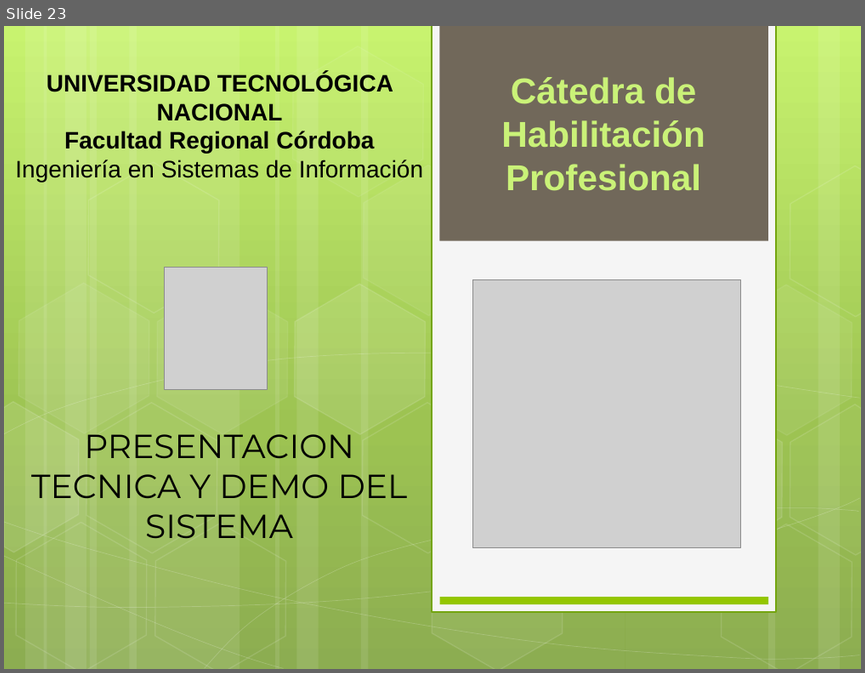
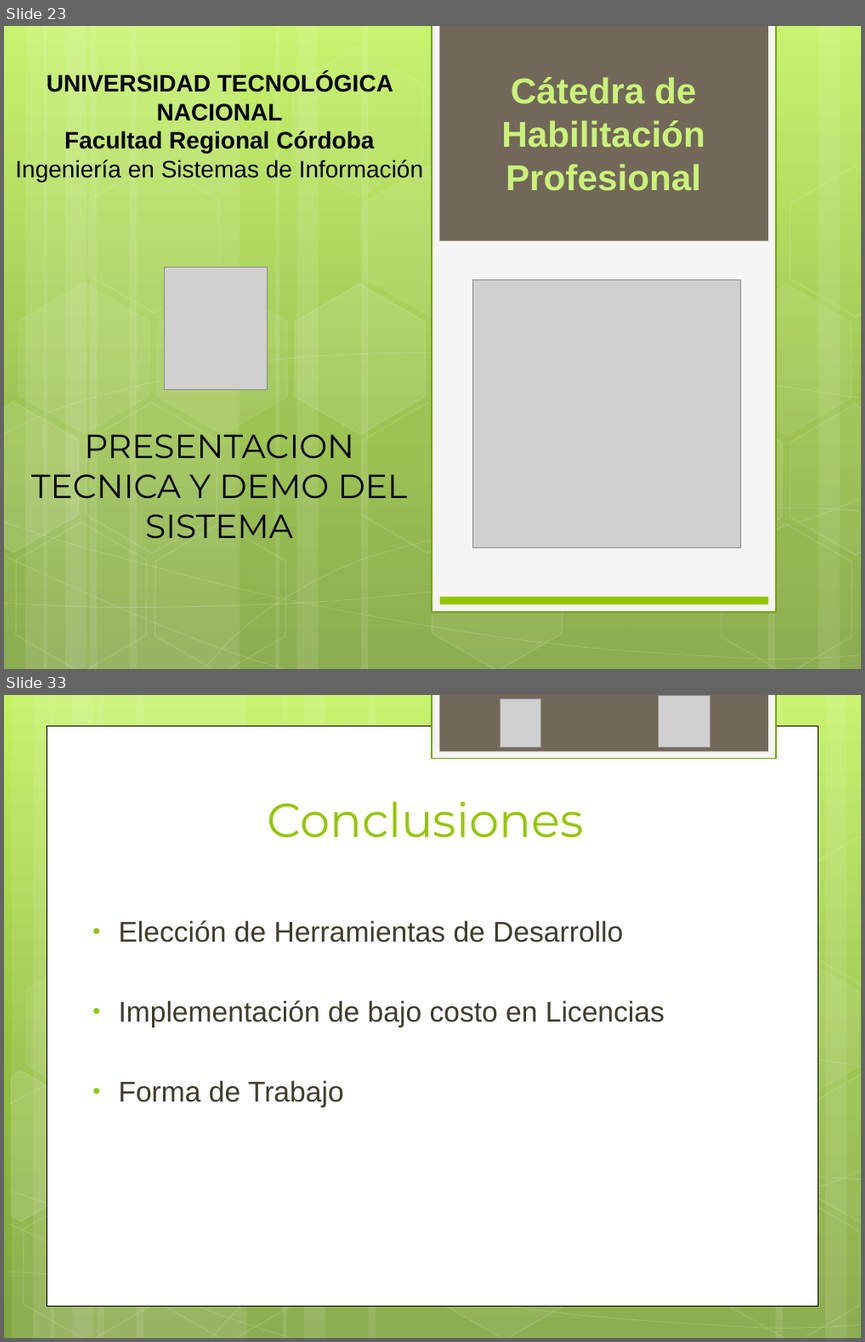
Before and after one commit to ptissera/habilitacion-profesional-2012-4k4, a slide deck: Documentacion/Proyecto/Presentacion Final/Exposicion Final.pptx. Shown one above the other, each under a label of ours: slide 23 before the commit, slides 23 and 33 after it; the slides between them are not shown. The pictures are 865x673 and 865x1342 pixels, drawn with LibreOffice and Linux fonts; fonts in the diff are those of the drawing; grey boxes stand for pictures. Boxes give left, top, right and bottom in pixels: in the first picture for what was removed or moved away, otherwise in the second. Text is boxed around its words. In the diff, an @@ line names an element or a change of style, - is before the commit and + after.

```diff
--- a/Documentacion/Proyecto/Presentacion Final/Exposicion Final.pptx
+++ b/Documentacion/Proyecto/Presentacion Final/Exposicion Final.pptx
@@ slide 33 added at box(4, 695, 861, 1338), background gradient #C3F35F to #93BF3F to #81A53E @@
@@ rectangle added at box(432, 695, 776, 759), fill #F5F5F5, outline #74A510 1.25 pt @@
@@ rectangle added at box(439, 695, 767, 752), fill #71685A @@
@@ picture added at box(500, 698, 541, 747) @@
@@ picture added at box(658, 696, 711, 748) @@
@@ rectangle added at box(46, 726, 818, 1305), fill #FFFFFF, outline #000000 0.5 pt @@
@@ title added at box(267, 801, 583, 838), 40 pt, text #94C600 @@
+Conclusiones
@@ group added at box(4, 695, 861, 1338): 12 rectangles, 8 freeform shapes, 8 hexagons @@
@@ text added at box(119, 920, 664, 1107), 24 pt, text #3E3D2D @@
+• Elección de Herramientas de Desarrollo
+• Implementación de bajo costo en Licencias
+• Forma de Trabajo
```
Also in this commit, not shown: 7 slides changed, 4 other slides added, 4 slides removed.
